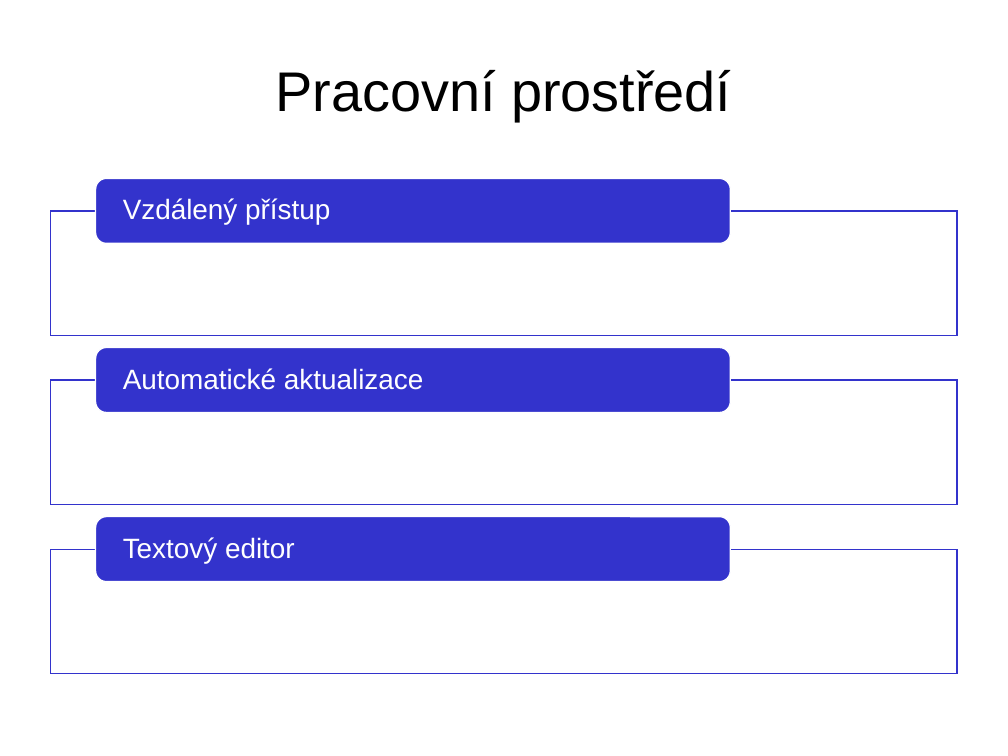
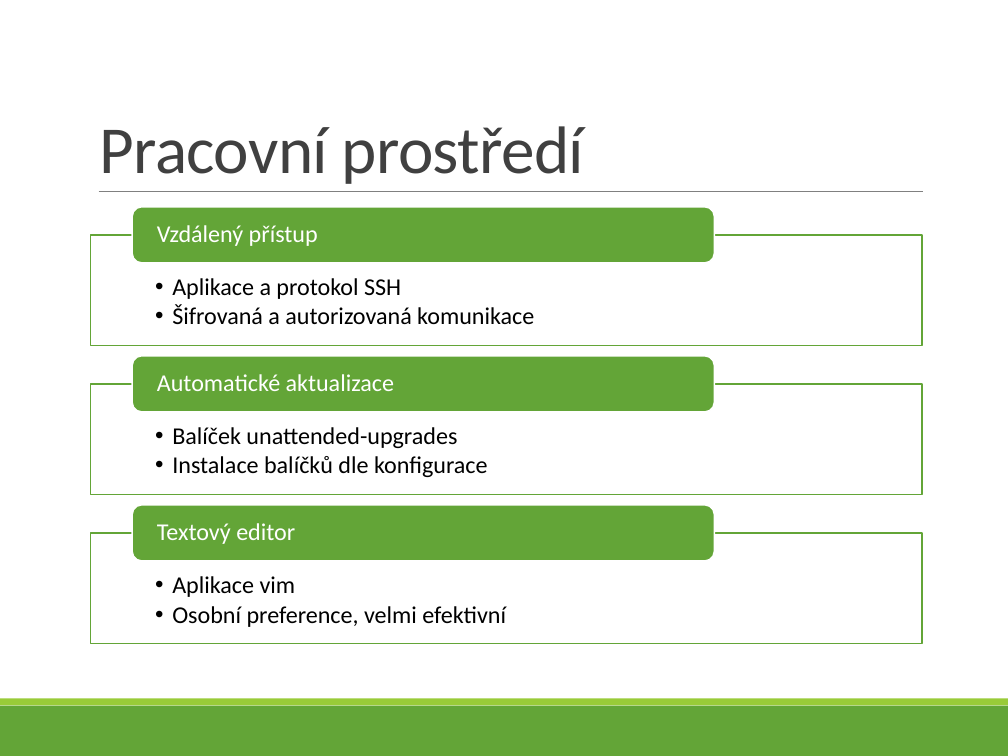
Before and after one commit to bastakka/graduation, a slide deck: slide 7 of Thesis/V4D Bašta Karel - 5 - VMware.pptx. Drawn at 1008x756 pixels with LibreOffice and Linux fonts; fonts in the diff are those of the drawing. Boxes give left, top, right and bottom in pixels: in the first picture for what was removed or moved away, otherwise in the second. Text is boxed around its words. In the diff, an @@ line names an element or a change of style, - is before the commit and + after.

```diff
--- a/Thesis/V4D Bašta Karel - 5 - VMware.pptx
+++ b/Thesis/V4D Bašta Karel - 5 - VMware.pptx
@@ title "Pracovní prostředí": place and size @@
-title "Pracovní prostředí" at (275, 70, 731, 121)
+title "Pracovní prostředí" at (100, 126, 584, 184)
@@ title "Pracovní prostředí" at (100, 126, 584, 184): size 44 to 52.9 pt, font Arial to Calibri, text colour #000000 to #404040, letter spacing 0 to -0.6 pt; alignment centre to left; line spacing 0.93 to 0.85; vertical alignment middle to bottom @@
@@ line added from (99, 191) to (923, 191), #808080 0.5 pt @@
@@ fill #3333CC to #63A537; outline #FFFFFF 1 pt to #FFFFFF 1.25 pt in 3 elements at (133, 356, 715, 412), (133, 505, 715, 561), (133, 207, 715, 263) @@
@@ rounded rectangle: place and size @@
-rounded rectangle at (96, 178, 731, 243)
+rounded rectangle at (133, 207, 715, 263)
@@ size 22 to 19 pt, font Arial to Calibri; less space between paragraphs in 3 elements at (157, 374, 394, 391), (157, 523, 295, 544), (157, 225, 318, 246) @@
@@ text "Vzdálený přístup": place and size @@
-text "Vzdálený přístup" at (123, 198, 330, 225)
+text "Vzdálený přístup" at (157, 225, 318, 246)
@@ rectangle: place and size @@
-rectangle at (50, 211, 958, 336)
+rectangle at (91, 235, 923, 346)
@@ text added at (172, 278, 534, 324), 19 pt, text #000000 @@
+  • Aplikace a protokol SSH
+  • Šifrovaná a autorizovaná komunikace
@@ rounded rectangle: place and size @@
-rounded rectangle at (96, 348, 731, 413)
+rounded rectangle at (133, 356, 715, 412)
@@ text "Automatické aktualizace": place and size @@
-text "Automatické aktualizace" at (123, 368, 424, 390)
+text "Automatické aktualizace" at (157, 374, 394, 391)
@@ rectangle: place and size @@
-rectangle at (50, 381, 958, 505)
+rectangle at (91, 384, 923, 495)
@@ text added at (172, 427, 488, 477), 19 pt, text #000000 @@
+  • Balíček unattended-upgrades
+  • Instalace balíčků dle konfigurace
@@ rounded rectangle: place and size @@
-rounded rectangle at (96, 517, 731, 582)
+rounded rectangle at (133, 505, 715, 561)
@@ text "Textový editor": place and size @@
-text "Textový editor" at (123, 537, 295, 563)
+text "Textový editor" at (157, 523, 295, 544)
@@ outline #3333CC 1 pt to #63A537 1.25 pt in 3 elements at (91, 384, 923, 495), (91, 235, 923, 346), (91, 533, 923, 644) @@
@@ rectangle: place and size @@
-rectangle at (50, 550, 958, 674)
+rectangle at (91, 533, 923, 644)
@@ text added at (172, 576, 506, 627), 19 pt, text #000000 @@
+  • Aplikace vim
+  • Osobní preference, velmi efektivní
@@ rectangle added at (0, 706, 1008, 756), fill #63A537 @@
@@ rectangle added at (0, 699, 1008, 706), fill #99CB38 @@
```
Also in this commit, not shown: 42 other slides changed, 1 slide added, 5 other files.
